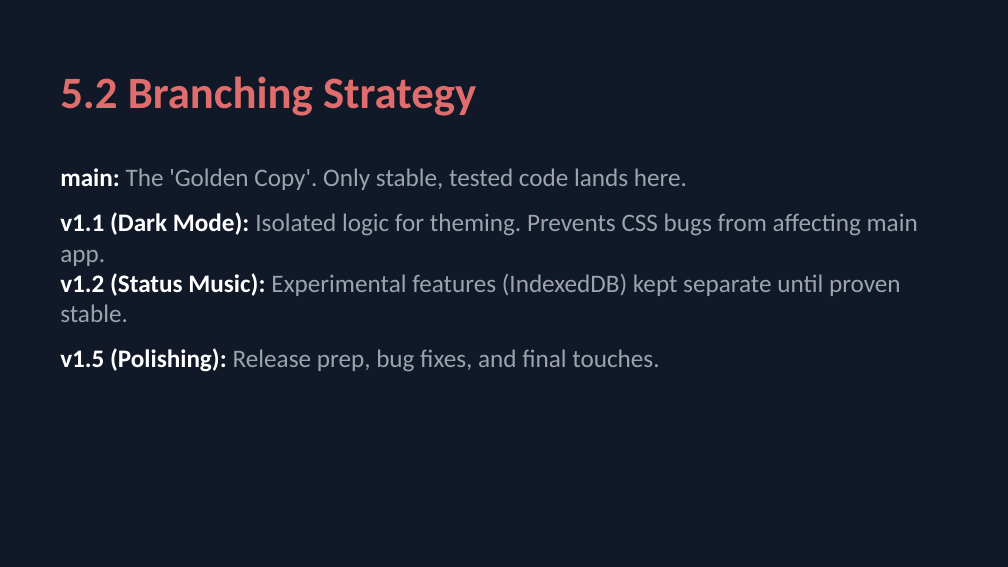
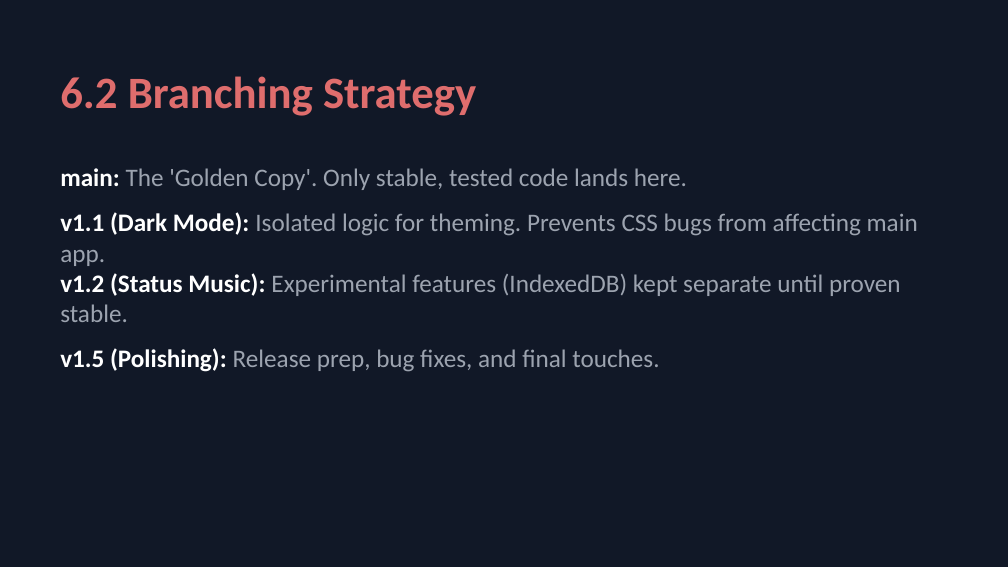
Before and after one commit to AyushAgrawal2004/CircleUp, a slide deck: slide 8 of CircleUp_Presentation.pptx (slide 7 before the commit). Drawn at 1008x567 pixels with LibreOffice and Linux fonts; fonts in the diff are those of the drawing. Boxes give left, top, right and bottom in pixels: in the first picture for what was removed or moved away, otherwise in the second. Text is boxed around its words. In the diff, an @@ line names an element or a change of style, - is before the commit and + after.

```diff
--- a/CircleUp_Presentation.pptx
+++ b/CircleUp_Presentation.pptx
@@ text at [60, 76, 476, 116]: text changed @@
-5.2 Branching Strategy
+6.2 Branching Strategy
```
Also in this commit, not shown: 9 other slides changed, 1 slide added, 3 other files.
